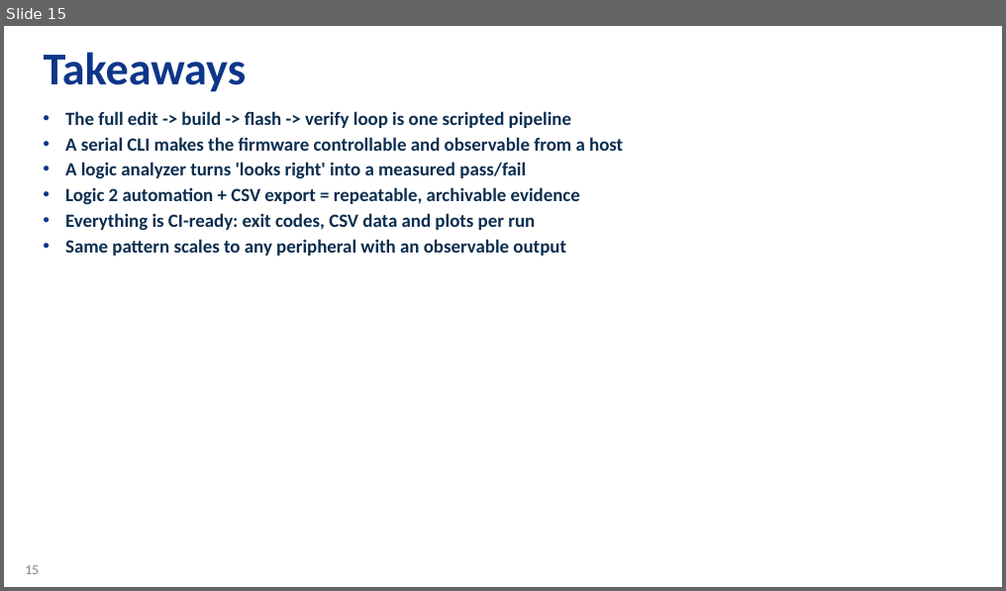
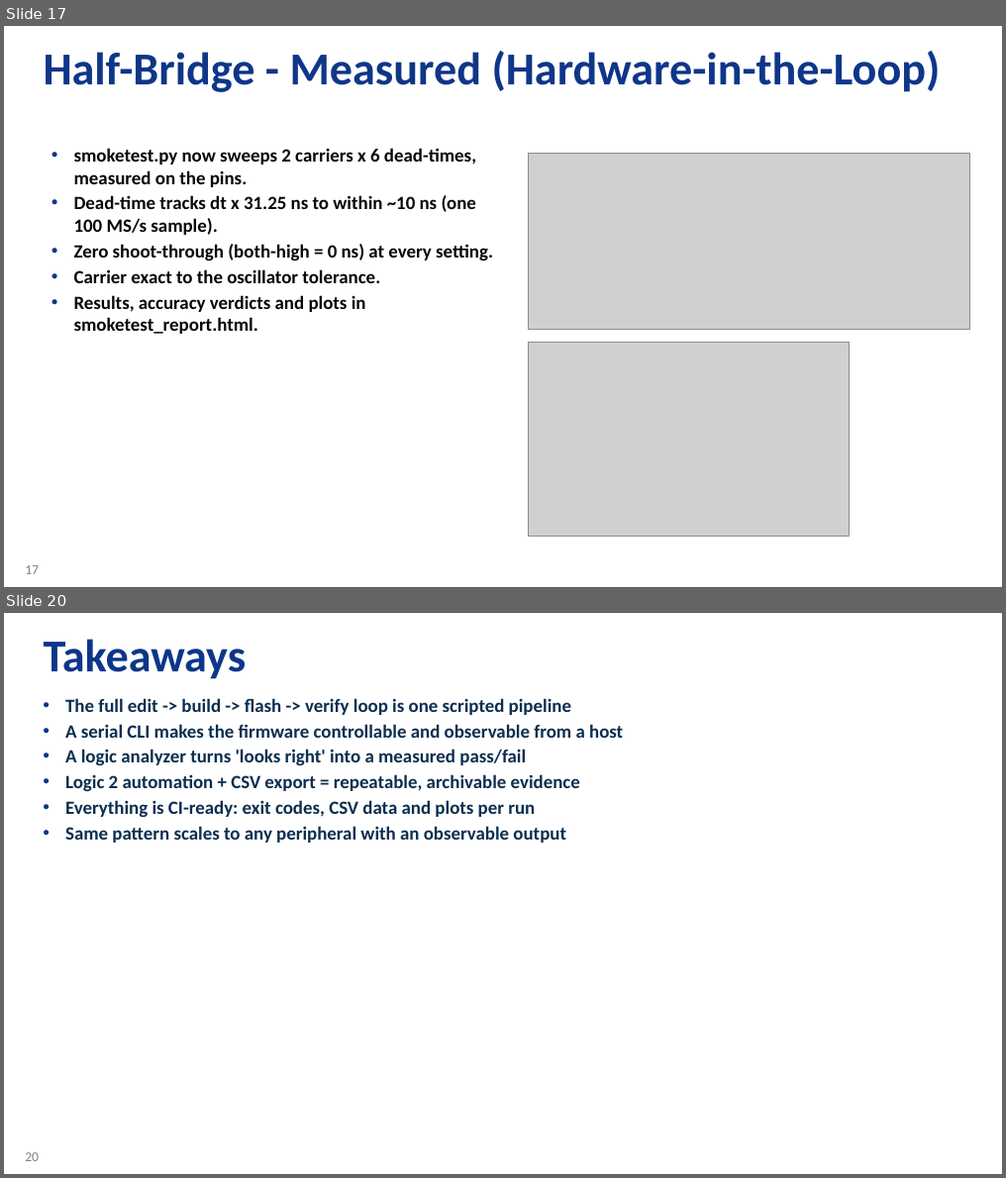
Before and after one commit to zabooh/Loop, a slide deck: loop_automation.pptx. Shown one above the other, each under a label of ours: slide 15 before the commit, slides 17 and 20 after it; the slides between them are not shown. The pictures are 1006x591 and 1006x1178 pixels, drawn with LibreOffice and Linux fonts; fonts in the diff are those of the drawing; grey boxes stand for pictures; background and template pictures are left out. Boxes give left, top, right and bottom in pixels: in the first picture for what was removed or moved away, otherwise in the second. Text is boxed around its words. In the diff, an @@ line names an element or a change of style, - is before the commit and + after.

```diff
--- a/loop_automation.pptx
+++ b/loop_automation.pptx
@@ slide 17 added at <box>4,26,1002,587</box>, background #FFFFFF; not listed: 1 template element that a slide beside it also shows @@
@@ title added at <box>44,51,941,92</box>, 44 pt, text #0E3689, bold @@
+Half-Bridge - Measured (Hardware-in-the-Loop)
@@ text added at <box>74,148,493,334</box>, 18 pt, text #070707, bold @@
+• smoketest.py now sweeps 2 carriers x 6 dead-times, measured on the pins.
+• Dead-time tracks dt x 31.25 ns to within ~10 ns (one 100 MS/s sample).
+• Zero shoot-through (both-high = 0 ns) at every setting.
+• Carrier exact to the oscillator tolerance.
+• Results, accuracy verdicts and plots in smoketest_report.html.
@@ picture added at <box>528,154,969,330</box> @@
@@ picture added at <box>528,342,849,537</box> @@
@@ what was slide 15 is now slide 20 @@
@@ page number at <box>25,1153,39,1161</box>: text changed @@
-15
+20
```
Also in this commit, not shown: 14 slides changed, 4 other slides added, 3 other files.
